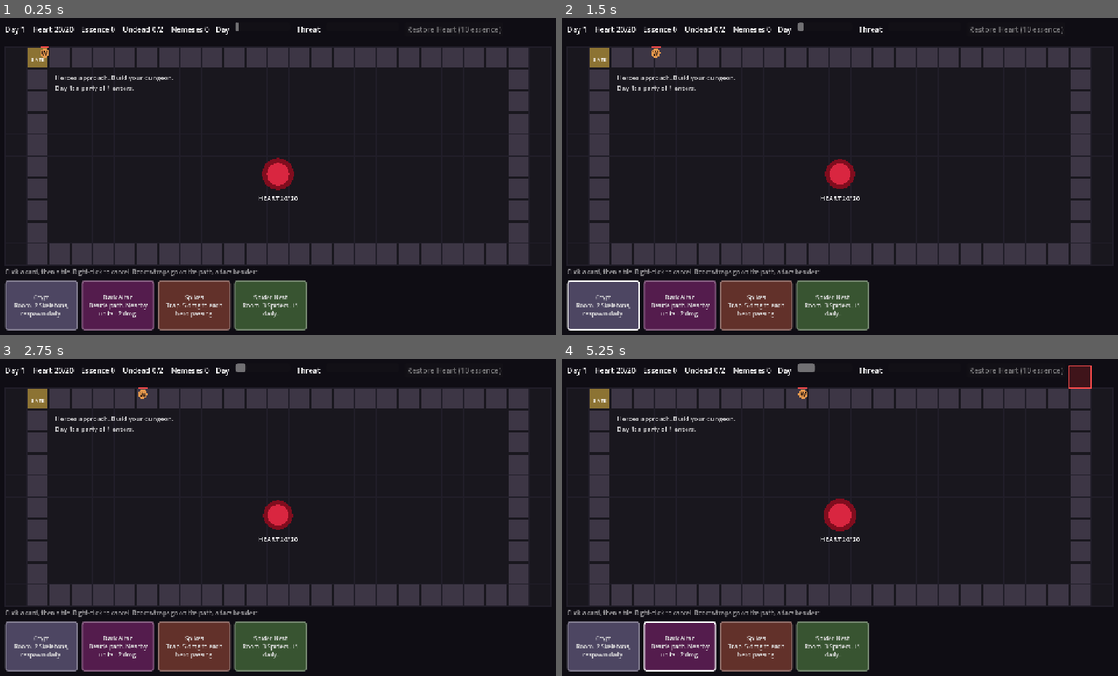
Above: before the commit, frames 1-4 (two rows, left to right).
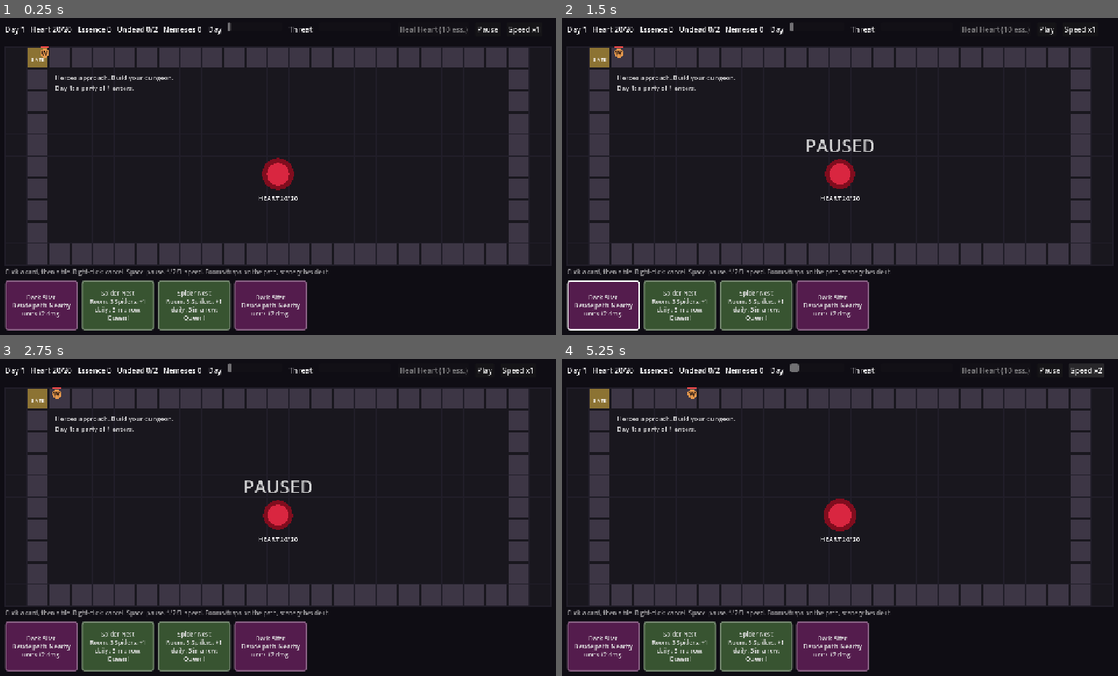
Above: after the commit, the same moments.

Repository: DoctorStrangeSH/Fallen-Below
Game: Godot game, scene res://scenes/main.tscn
Two runs of this game, one before a commit and one after it. Both use one fixed random seed, a clock stepped at 60 frames per second and the inputs below.
Inputs (mouse positions are in pixels of both pictures, inside the frame that each line leads up to):
- Up to frame 1 (0.25 s): no input
- Up to frame 2 (1.5 s): click (1051, 30) at 0.5 s, where only the run after the commit has a clickable "Pause"; click (600, 306) at 1.25 s, where only the run before the commit has a clickable "Crypt Room. 2 Skeletons, resp…"
- Up to frame 3 (2.75 s): click (38, 647) at 2 s, where only the run before the commit has a clickable "Crypt Room. 2 Skeletons, resp…"
- Up to frame 4 (5.25 s): click (600, 647) at 2.75 s, where only the run before the commit has a clickable "Crypt Room. 2 Skeletons, resp…"; click (1045, 371) at 3.5 s, where only the run after the commit has a clickable "Play"; click "Dark Altar Beside path. Nearb…" at 4.25 s; click (1084, 371) at 5 s, where only the run after the commit has a clickable "Speed x1"

The runs differ from the first frame. In frame 1, 9.2% of the frame differs, in the area x 1-97%, y 1-99%; in frame 2, 9.4%; in frame 3, 9.6%; in frame 4, 9.7%, in the area x 1-98%, y 1-99%.

Commit message:
Add pause/speed, hero traits and card synergies
- Space pauses, 1/2/3 set game speed; buttons in top bar
- Traits: Coward, Greedy, Loyal, Zealot, Veteran; nemeses keep trait and title
- Graveyard scenery card: +1 crypt skeleton, undead regen
- Three Spider Nests in a row merge into Queen's Lair
- Adjacent Spikes chain for extra damage

Co-Authored-By: Claude Opus 5.5 <noreply@anthropic.com>
Claude-Session: https://claude.ai/code/session_01MWkFZ6ofyZiz9UXtAh7QZ2

Diff:
--- a/scripts/main.gd
+++ b/scripts/main.gd
@@ -18,12 +18,14 @@
 
 const CARDS := {
 	"crypt": {"name": "Crypt", "kind": "path", "color": Color(0.55, 0.5, 0.7), "desc": "Room. 2 Skeletons, respawn daily."},
-	"spider": {"name": "Spider Nest", "kind": "path", "color": Color(0.4, 0.6, 0.35), "desc": "Room. 3 Spiders, +1 daily."},
-	"spikes": {"name": "Spikes", "kind": "path", "color": Color(0.7, 0.35, 0.3), "desc": "Trap. 5 dmg to each hero passing."},
+	"spider": {"name": "Spider Nest", "kind": "path", "color": Color(0.4, 0.6, 0.35), "desc": "Room. 3 Spiders, +1 daily. 3 in a row: Queen!"},
+	"queen": {"name": "Queen's Lair", "kind": "path", "color": Color(0.3, 0.75, 0.3), "desc": "Born from 3 nests."},
+	"spikes": {"name": "Spikes", "kind": "path", "color": Color(0.7, 0.35, 0.3), "desc": "Trap. 5 dmg, +2 per adjacent Spikes."},
 	"altar": {"name": "Dark Altar", "kind": "scenery", "color": Color(0.6, 0.2, 0.55), "desc": "Beside path. Nearby units +2 dmg."},
+	"graveyard": {"name": "Graveyard", "kind": "scenery", "color": Color(0.35, 0.45, 0.4), "desc": "Beside path. Crypts +1 Skeleton, undead regen."},
 	"jar": {"name": "Soul Jar", "kind": "instant", "color": Color(0.3, 0.55, 0.8), "desc": "Instant. +1 undead capacity."},
 }
-const CARD_WEIGHTS := {"crypt": 3, "spider": 3, "spikes": 3, "altar": 2, "jar": 1}
+const CARD_WEIGHTS := {"crypt": 3, "spider": 3, "spikes": 3, "altar": 2, "graveyard": 2, "jar": 1}
 
 const HERO_CLASSES := {
 	"warrior": {"name": "Warrior", "hp": 30, "dmg": 4.0, "speed": 1.8, "greed": 1, "color": Color(0.9, 0.6, 0.3), "dark": "Death Knight"},
@@ -34,7 +36,16 @@
 const MONSTERS := {
 	"skeleton": {"name": "Skeleton", "hp": 12, "dmg": 3.0, "color": Color(0.85, 0.85, 0.78)},
 	"spider": {"name": "Spider", "hp": 7, "dmg": 3.0, "color": Color(0.35, 0.3, 0.3)},
+	"queen": {"name": "Spider Queen", "hp": 40, "dmg": 6.0, "color": Color(0.2, 0.9, 0.3)},
 }
+const TRAITS := {
+	"coward": {"name": "Coward", "desc": "flees at 30% HP"},
+	"greedy": {"name": "Greedy", "desc": "steals more, moves faster"},
+	"loyal": {"name": "Loyal", "desc": "grows stronger when allies fall"},
+	"zealot": {"name": "Zealot", "desc": "x1.5 damage vs undead"},
+	"veteran": {"name": "Veteran", "desc": "+30% HP, drops an extra card"},
+}
+const TRAIT_CHANCE := 0.6
 const FIRST_NAMES := ["Alric", "Brann", "Cedric", "Dara", "Elowen", "Finn", "Greta", "Hector",
 	"Isolde", "Jorah", "Kael", "Lyra", "Mira", "Nolan", "Orin", "Petra", "Quinn", "Rowan",
 	"Sable", "Tamsin", "Ulric", "Vera", "Wren", "Yorick"]
@@ -63,6 +74,8 @@
 var nemesis_pool := []
 var pending_souls := []
 var game_over := false
+var paused := false
+var time_scale := 1.0
 var log_lines := []
 
 # --- ui ---
@@ -71,6 +84,8 @@
 var day_bar: ProgressBar
 var threat_bar: ProgressBar
 var restore_btn: Button
+var pause_btn: Button
+var speed_btn: Button
 var log_label: Label
 var hand_box: HBoxContainer
 var soul_panel: PanelContainer
@@ -150,9 +165,19 @@
 	top.add_child(threat_bar)
 
 	restore_btn = Button.new()
-	restore_btn.text = "Restore Heart (%d essence)" % RESTORE_COST
+	restore_btn.text = "Heal Heart (%d ess.)" % RESTORE_COST
 	restore_btn.pressed.connect(_on_restore)
+	restore_btn.focus_mode = Control.FOCUS_NONE
 	top.add_child(restore_btn)
+
+	pause_btn = Button.new()
+	pause_btn.focus_mode = Control.FOCUS_NONE
+	pause_btn.pressed.connect(_toggle_pause)
+	top.add_child(pause_btn)
+	speed_btn = Button.new()
+	speed_btn.focus_mode = Control.FOCUS_NONE
+	speed_btn.pressed.connect(func(): _set_speed(1.0 if time_scale >= 3.0 else time_scale + 1.0))
+	top.add_child(speed_btn)
 
 	log_label = Label.new()
 	log_label.position = MAP_OFFSET + Vector2(2.3 * CELL, 1.2 * CELL)
@@ -161,7 +186,7 @@
 	ui.add_child(log_label)
 
 	var hint := Label.new()
-	hint.text = "Click a card, then a tile. Right-click to cancel. Rooms/traps go on the path, altars beside it."
+	hint.text = "Click a card, then a tile. Right-click: cancel. Space: pause. 1/2/3: speed. Rooms/traps on the path, scenery beside it."
 	hint.position = Vector2(40, 556)
 	hint.add_theme_font_size_override("font_size", 13)
 	hint.modulate = Color(1, 1, 1, 0.6)
@@ -223,8 +248,9 @@
 
 func _process(delta: float) -> void:
 	queue_redraw()
-	if game_over or not pending_souls.is_empty():
-		return
+	if game_over or paused or not pending_souls.is_empty():
+		return
+	delta *= time_scale
 	day_timer += delta
 	if day_timer >= DAY_LENGTH:
 		day_timer -= DAY_LENGTH
@@ -245,9 +271,10 @@
 	for i in tiles.size():
 		var card: String = tiles[i]["card"]
 		if card == "crypt":
-			while _count_units(i, "Skeleton") < 2:
+			var cap := 2 + _scenery_near(i, "graveyard")
+			while _count_units(i, "Skeleton") < cap:
 				tiles[i]["units"].append(_make_monster("skeleton"))
-		elif card == "spider":
+		elif card == "spider" or card == "queen":
 			if _count_units(i, "Spider") < 4:
 				tiles[i]["units"].append(_make_monster("spider"))
 	_spawn_party()
@@ -293,13 +320,18 @@
 		return
 	if not h["boss"] and h["loot"] >= FLEE_LOOT:
 		_remove_hero(h)
-		nemesis_pool.append({"name": h["name"], "cls": h["cls"], "level": h["level"] + 1})
+		_add_nemesis(h, "the Vengeful")
 		_log("%s escaped with your gold... They will return." % _hero_name(h))
 
 
 func _on_enter_tile(h: Dictionary, t: int) -> void:
 	if tiles[t]["card"] == "spikes":
-		_damage_hero(h, 5.0)
+		var n := path.size()
+		var chain := 0
+		for d in [-1, 1]:
+			if tiles[posmod(t + d, n)]["card"] == "spikes":
+				chain += 1
+		_damage_hero(h, 5.0 + 2.0 * chain)
 
 
 func _combat_tick() -> void:
@@ -317,6 +349,11 @@
 		if units.is_empty():
 			continue
 		var hs: Array = by_tile[t]
+		var regen := _scenery_near(t, "graveyard")
+		if regen > 0:
+			for u in units:
+				if u["undead"]:
+					u["hp"] = minf(u["max_hp"], u["hp"] + regen)
 
 		# heroes strike
 		for h in hs:
@@ -328,6 +365,8 @@
 			var dmg: float = h["dmg"] * (1.3 if h["revenge"] else 1.0)
 			if target["undead"] and h["cls"] == "paladin":
 				dmg *= 2.0
+			if target["undead"] and h["trait"] == "zealot":
+				dmg *= 1.5
 			target["hp"] -= dmg
 		units = _alive_units(t)
 		tiles[t]["units"] = units
@@ -368,6 +407,10 @@
 	h["hp"] -= amount
 	if h["hp"] <= 0.0:
 		_kill_hero(h)
+	elif h["trait"] == "coward" and not h["boss"] and h["hp"] < h["max_hp"] * 0.3:
+		_remove_hero(h)
+		_add_nemesis(h, "the Survivor")
+		_log("%s the Coward runs for their life!" % h["name"])
 
 
 func _kill_hero(h: Dictionary) -> void:
@@ -376,6 +419,13 @@
 	essence += 2
 	threat += 5.0
 	_draw_card()
+	if h["trait"] == "veteran":
+		_draw_card()
+	for x in heroes:
+		if x["party"] == h["party"] and x["trait"] == "loyal":
+			x["dmg"] += 2.0
+			x["revenge"] = true
+			_log("%s the Loyal swears to avenge %s!" % [x["name"], h["name"]])
 	_rebuild_hand()
 	if h["boss"]:
 		_log("%s has fallen!" % _hero_name(h))
@@ -401,7 +451,10 @@
 		"speed": base["speed"], "greed": base["greed"], "color": base["color"],
 		"party": party, "pos": 0.0, "delay": idx * 0.8, "loot": 0, "level": 0,
 		"revenge": false, "nemesis": false, "boss": false, "gone": false, "death_tile": 0,
+		"trait": "",
 	}
+	if rng.randf() < TRAIT_CHANCE:
+		_set_trait(h, TRAITS.keys()[rng.randi() % TRAITS.size()])
 	next_hero_id += 1
 	heroes.append(h)
 	return h
@@ -420,7 +473,9 @@
 		var h := _make_hero(nem["cls"], nem["name"], mult * (1.2 + 0.25 * nem["level"]), pid, size)
 		h["nemesis"] = true
 		h["level"] = nem["level"]
-		h["title"] = "the Vengeful"
+		h["title"] = nem["title"]
+		if nem["trait"] != "" and h["trait"] == "":
+			_set_trait(h, nem["trait"])
 		_log("NEMESIS: %s has returned (lvl %d)!" % [_hero_name(h), h["level"]])
 	_log("Day %d: a party of %d enters." % [day, size])
 
@@ -443,6 +498,21 @@
 	var m: Dictionary = MONSTERS[id]
 	return {"name": m["name"], "hp": float(m["hp"]), "max_hp": float(m["hp"]), "dmg": m["dmg"],
 		"color": m["color"], "undead": false, "party": -1}
+
+
+func _set_trait(h: Dictionary, trait_id: String) -> void:
+	h["trait"] = trait_id
+	if trait_id == "greedy":
+		h["greed"] += 1
+		h["speed"] *= 1.2
+	elif trait_id == "veteran":
+		h["max_hp"] = round(h["max_hp"] * 1.3)
+		h["hp"] = h["max_hp"]
+
+
+func _add_nemesis(h: Dictionary, title: String) -> void:
+	nemesis_pool.append({"name": h["name"], "cls": h["cls"], "level": h["level"] + 1,
+		"title": title, "trait": h["trait"]})
 
 
 # ============================================================ cards
@@ -478,6 +548,7 @@
 		btn.add_theme_stylebox_override("normal", _style(col, border))
 		btn.add_theme_stylebox_override("hover", _style(col.lightened(0.15), border))
 		btn.add_theme_stylebox_override("pressed", _style(col.lightened(0.25), Color(1, 1, 1)))
+		btn.focus_mode = Control.FOCUS_NONE
 		btn.pressed.connect(_on_card_pressed.bind(i))
 		hand_box.add_child(btn)
 
@@ -526,6 +597,7 @@
 		elif id == "spider":
 			for k in 3:
 				tiles[idx]["units"].append(_make_monster("spider"))
+			_check_queen(idx)
 	else:
 		scenery[cell] = id
 	threat += 8.0
@@ -535,7 +607,45 @@
 	_refresh_ui()
 
 
+func _check_queen(idx: int) -> void:
+	var n := path.size()
+	for s in [idx - 2, idx - 1, idx]:
+		var ok := true
+		for k in 3:
+			if tiles[posmod(s + k, n)]["card"] != "spider":
+				ok = false
+		if ok:
+			var mid := posmod(s + 1, n)
+			tiles[mid]["card"] = "queen"
+			tiles[mid]["units"].append(_make_monster("queen"))
+			threat += 10.0
+			_log("Three nests merge: the Spider Queen awakens!")
+			return
+
+
+func _toggle_pause() -> void:
+	paused = not paused
+	_refresh_ui()
+
+
+func _set_speed(s: float) -> void:
+	time_scale = s
+	_refresh_ui()
+
+
 func _unhandled_input(event: InputEvent) -> void:
+	var key := event as InputEventKey
+	if key != null and key.pressed and not key.echo:
+		match key.keycode:
+			KEY_SPACE:
+				_toggle_pause()
+			KEY_1:
+				_set_speed(1.0)
+			KEY_2:
+				_set_speed(2.0)
+			KEY_3:
+				_set_speed(3.0)
+		return
 	var mb := event as InputEventMouseButton
 	if mb == null or not mb.pressed:
 		return
@@ -561,7 +671,10 @@
 	var h: Dictionary = pending_souls[0]
 	var dark: String = HERO_CLASSES[h["cls"]]["dark"]
 	var used := _undead_count()
-	soul_label.text = "%s the %s has fallen.\nTheir soul is yours." % [_hero_name(h), HERO_CLASSES[h["cls"]]["name"]]
+	var trait_line := ""
+	if h["trait"] != "":
+		trait_line = "\nTrait: %s (%s)" % [TRAITS[h["trait"]]["name"], TRAITS[h["trait"]]["desc"]]
+	soul_label.text = "%s the %s has fallen.%s\nTheir soul is yours." % [_hero_name(h), HERO_CLASSES[h["cls"]]["name"], trait_line]
 	raise_btn.text = "Raise as %s  (undead %d/%d)" % [dark, used, jar_cap]
 	raise_btn.disabled = used >= jar_cap
 	soul_panel.visible = true
@@ -644,6 +757,14 @@
 	return c
 
 
+func _scenery_near(t: int, id: String) -> int:
+	var c := 0
+	for nb in _neighbors(path[t]):
+		if scenery.get(nb, "") == id:
+			c += 1
+	return c
+
+
 func _altar_bonus(t: int) -> float:
 	var bonus := 0.0
 	for nb in _neighbors(path[t]):
@@ -692,11 +813,13 @@
 
 
 func _refresh_ui() -> void:
-	info_label.text = "Day %d    Heart %d/%d    Essence %d    Undead %d/%d    Nemeses %d" % [
+	info_label.text = "Day %d   Heart %d/%d   Essence %d   Undead %d/%d   Nemeses %d" % [
 		day, heart_hp, HEART_MAX, essence, _undead_count(), jar_cap, nemesis_pool.size()]
 	day_bar.value = day_timer
 	threat_bar.value = threat
 	restore_btn.disabled = essence < RESTORE_COST or heart_hp >= HEART_MAX or game_over
+	pause_btn.text = "Play" if paused else "Pause"
+	speed_btn.text = "Speed x%d" % int(time_scale)
 
 
 # ============================================================ drawing
@@ -733,7 +856,8 @@
 		var r := Rect2(MAP_OFFSET + Vector2(c) * CELL, Vector2(CELL, CELL)).grow(-6)
 		var id: String = scenery[c]
 		draw_rect(r, CARDS[id]["color"])
-		draw_string(font, r.position + Vector2(0, 24), "ALTAR", HORIZONTAL_ALIGNMENT_CENTER, r.size.x, 10)
+		var label: String = CARDS[id]["name"].substr(0, 5).to_upper()
+		draw_string(font, r.position + Vector2(0, 24), label, HORIZONTAL_ALIGNMENT_CENTER, r.size.x, 10)
 
 	# heart
 	var center := (_cell_center(LOOP_MIN) + _cell_center(LOOP_MAX)) * 0.5 + Vector2(0, 40)
@@ -787,3 +911,10 @@
 		draw_rect(Rect2(p + Vector2(-rad, -rad - 6), Vector2(rad * 2 * frac, 3)), Color(1, 0.3, 0.3))
 		if h["revenge"]:
 			draw_string(font, p + Vector2(rad, -rad), "!", HORIZONTAL_ALIGNMENT_LEFT, -1, 14, Color(1, 0.3, 0.2))
+		if h["trait"] != "":
+			var tl: String = TRAITS[h["trait"]]["name"].substr(0, 1)
+			draw_string(font, p + Vector2(rad - 2, rad + 8), tl, HORIZONTAL_ALIGNMENT_LEFT, -1, 11, Color(1, 0.85, 0.3))
+
+	if paused and not game_over:
+		var vr := get_viewport_rect()
+		draw_string(font, Vector2(0, vr.size.y * 0.42), "PAUSED", HORIZONTAL_ALIGNMENT_CENTER, vr.size.x, 40, Color(1, 1, 1, 0.8))
Not shown, changed: docs/GDD.md
